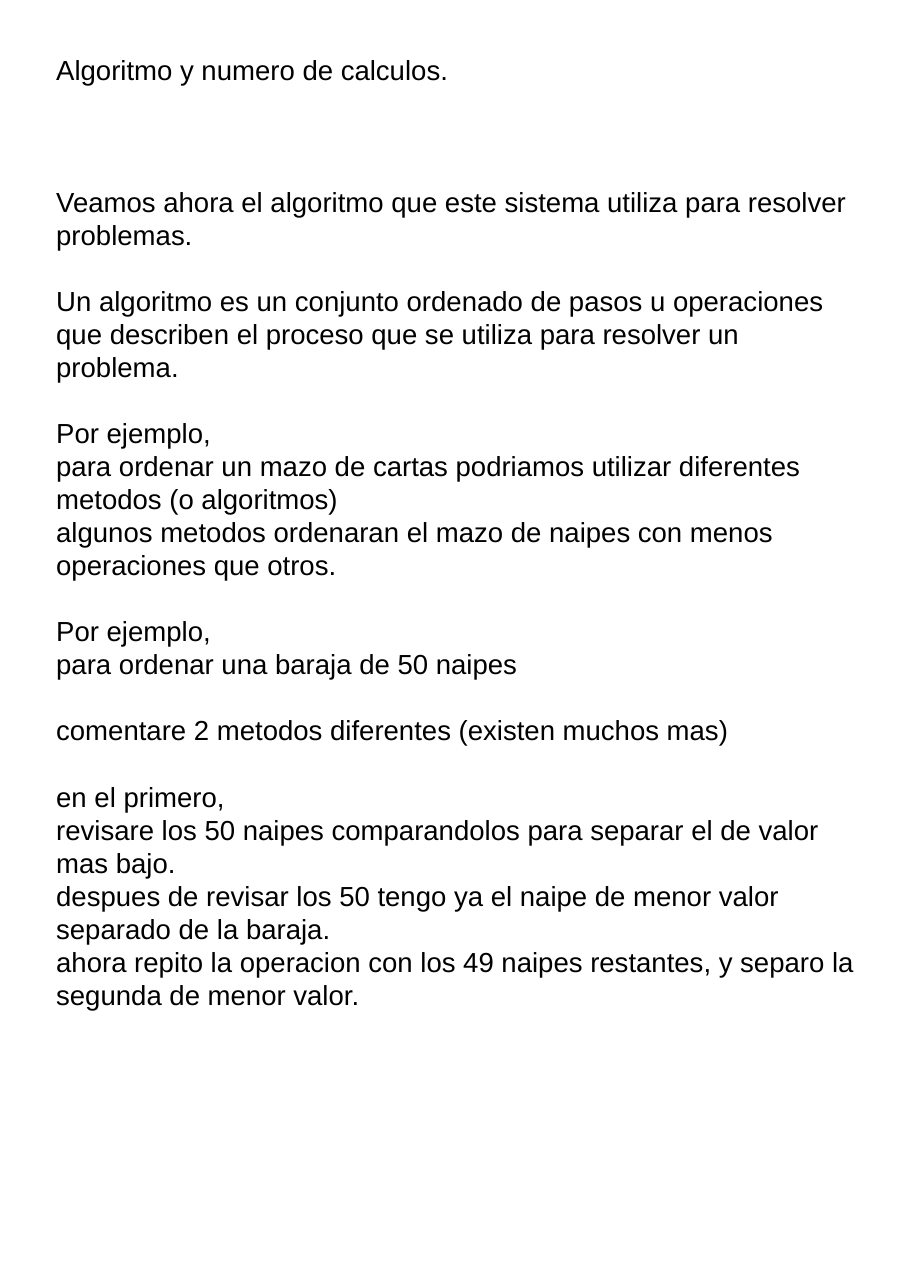
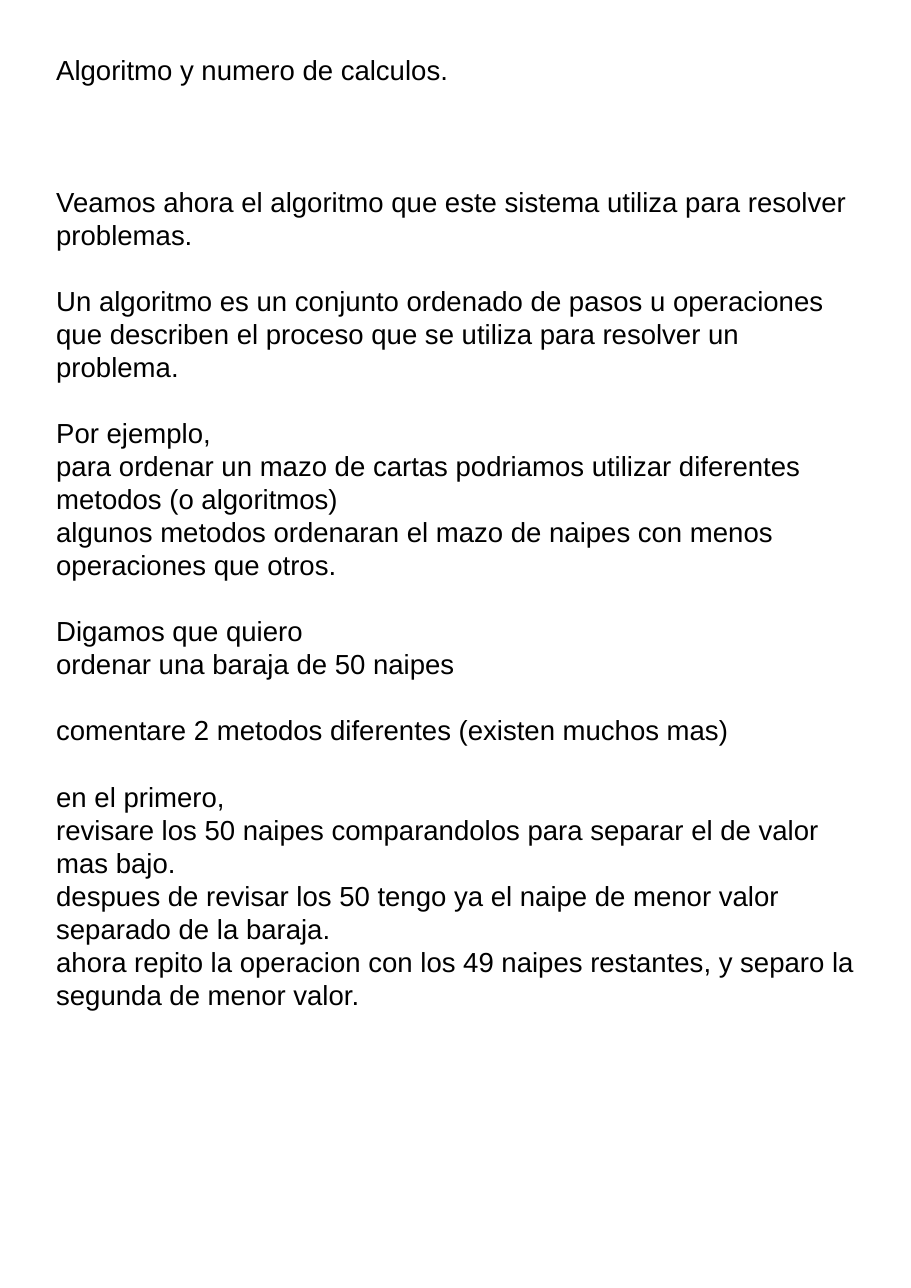
Before and after one commit to fabhrius/La-Cosa, a slide deck: slide 2 of capitulos/Eficiencia y numero de calculos/Eficiencia y numero de calculos.odp. Drawn at 911x1288 pixels with LibreOffice and Linux fonts; fonts in the diff are those of the drawing. Boxes give left, top, right and bottom in pixels: in the first picture for what was removed or moved away, otherwise in the second. Text is boxed around its words. In the diff, an @@ line names an element or a change of style, - is before the commit and + after.

```diff
--- a/capitulos/Eficiencia y numero de calculos/Eficiencia y numero de calculos.odp
+++ b/capitulos/Eficiencia y numero de calculos/Eficiencia y numero de calculos.odp
@@ text at [56,621,454,680]: text changed @@
-Por ejemplo,
-para ordenar una baraja de 50 naipes
+Digamos que quiero
+ordenar una baraja de 50 naipes
```
Also in this commit, not shown: 5 slides added, 1 slide removed, 1 other file.
